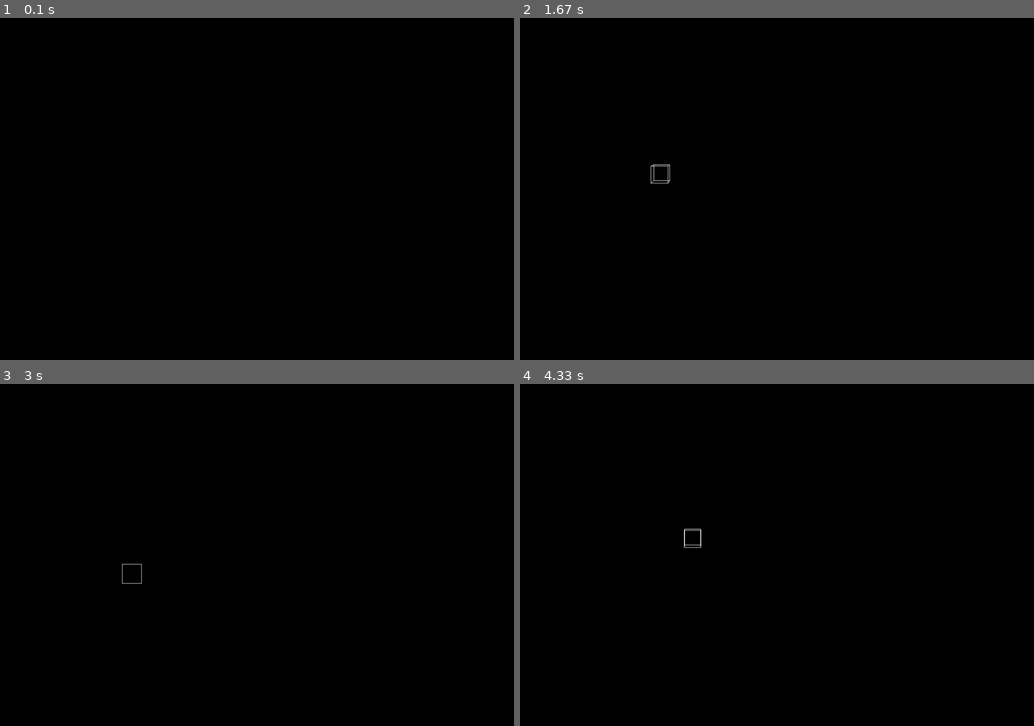
Above: before the commit, frames 1-4 (two rows, left to right).
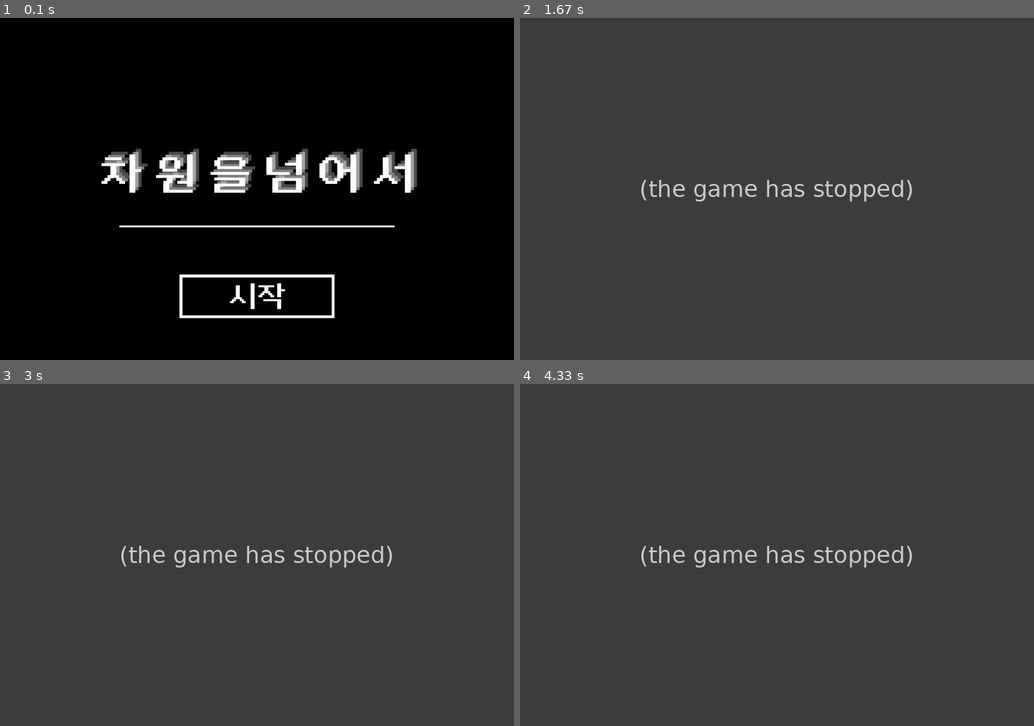
Above: after the commit, the same moments.

Repository: woonggold/beyond-the-dimensions
Game: pygame game, started from main.py
Same seed, same stepped clock (60 frames per second), same inputs: the game is played once before the commit and once after it.
Inputs:
- Up to frame 1 (0.1 s): no input
- Up to frame 2 (1.67 s): hold Esc 0.33-0.87 s; tap Space at 0.9, 1.3, 1.6 s; hold A from 1.23 s (still down)
- Up to frame 3 (3 s): release A at 1.77 s; hold A 1.8-2.2 s; tap Space at 1.87, 2.17, 2.3, 2.6, 2.97 s; hold D 2.23-2.87 s; hold A from 2.9 s (still down)
- Up to frame 4 (4.33 s): tap Space at 3.27, 3.47, 3.77, 3.97, 4.27 s; release A at 3.37 s; hold D 3.4-3.87 s; hold D from 3.9 s (still down)

The runs differ from the first frame. In frame 1, 5.9% of the frame differs, in the area x 19-82%, y 38-88%; in frame 2, 100%; in frame 3, 100%; in frame 4, 100%, in the area x 0-100%, y 0-100%.
After the commit the program exited at 0.33 s; later frames show no game.

Commit message:
시작화면 동작하게 만듬

Diff:
--- a/button.py
+++ b/button.py
@@ -1,11 +1,11 @@
 import pygame
 import os
 
-pygame.init
+pygame.init()
 script_dir = os.path.dirname(__file__)
 
-screen_width = 1280
-screen_height = 720
+screen_width = 1200
+screen_height = 800
 screen = pygame.display.set_mode((screen_width, screen_height))
 
 click = False
@@ -26,13 +26,13 @@
         self.fy = self.sy + self.height
 
 
-    def button_update(self):
+    def button_work(self):
         pos = pygame.mouse.get_pos()
         if self.sx < pos[0] < self.fx and self.sy < pos[1] < self.fy:
             self.real_image = self.image_name2
             screen.blit(pygame.image.load(self.real_image),(self.sx,self.sy))
             for event in pygame.event.get():
-                if event.type == pygame.MOUSEBUTTONDOWN:
+                if event.type == pygame.MOUSEBUTTONDOWN and event.button == 1:
                     return True
                 else:
                     return False
--- a/main.py
+++ b/main.py
@@ -1,13 +1,22 @@
 import start_menu #파일 이름임
 import real_game #파일 이름임
+import pygame
 
+pygame.init()
 condition = "start_menu"
+
+running = True
+reseted = False
 
 while (running == True):
     match (condition):
         case "start_menu":
             condition = start_menu.run()
         case "real_game":
-            condition = real_game.run()
+            results = real_game.run(reseted)
+            condition = results[0]
+            reseted = results[1]
         case "quit":
             running = False
+
+pygame.quit()
--- a/real_game.py
+++ b/real_game.py
@@ -2,26 +2,31 @@
 import math
 
 # 파이게임 초기화
-pygame.init()
-screen = pygame.display.set_mode((1200, 800))
-clock = pygame.time.Clock()
+def reset():
+    global screen_height,screen_width,screen,clock,camera_pos,camera_speed,is_topdown_view,target_camera_pos,cube_size,\
+    cube_pos,floor_points
+    pygame.init()
+    screen_width = 1200
+    screen_height = 800
+    screen = pygame.display.set_mode((screen_width, screen_height))
+    clock = pygame.time.Clock()
 
-# 카메라 및 게임 상태 변수
-camera_pos = [0, 0, -1000]  # 카메라 초기 위치 (플랫포머뷰)
-camera_speed = 10  # 카메라 이동 속도
-is_topdown_view = False  # 시점 전환 플래그 (False: 플랫포머뷰, True: 탑뷰)
-target_camera_pos = camera_pos[:]  # 목표 카메라 위치
+    # 카메라 및 게임 상태 변수
+    camera_pos = [0, 0, -1000]  # 카메라 초기 위치 (플랫포머뷰)
+    camera_speed = 10  # 카메라 이동 속도
+    is_topdown_view = False  # 시점 전환 플래그 (False: 플랫포머뷰, True: 탑뷰)
+    target_camera_pos = camera_pos[:]  # 목표 카메라 위치
 
-# 큐브의 기본 좌표
-cube_size = 50  # 큐브의 크기
-cube_pos = [0, -cube_size, 25]  # 큐브의 위치 (바닥 높이에 맞춰 조정)
+    # 큐브의 기본 좌표
+    cube_size = 50  # 큐브의 크기
+    cube_pos = [0, -cube_size, 25]  # 큐브의 위치 (바닥 높이에 맞춰 조정)
 
 
-# 바닥의 좌표 (길고 넓은 직사각형)
-floor_points = [
-    (-400, 0, -800), (400, 0, -800),
-    (400, 0, -1000), (-400, 0, -1000)
-]
+    # 바닥의 좌표 (길고 넓은 직사각형)
+    floor_points = [
+        (-400, 0, -800), (400, 0, -800),
+        (400, 0, -1000), (-400, 0, -1000)
+    ]
 
 # 큐브의 8개 꼭짓점 좌표 생성 함수
 def get_cube_points(cube_pos, size):
@@ -80,12 +85,22 @@
         pygame.draw.polygon(screen, (100, 100, 100), floor_projected)  # 바닥을 그린다
 
 # 메인 루프
-running = True
-while running:
+
+def run(reseted):
+    global is_topdown_view,target_camera_pos,cube_pos,camera_pos
+    condition = "real_game"
+    if reseted == True:
+        pass
+    else:
+        reset()
+        print(2)
+        reseted = True
     for event in pygame.event.get():
         if event.type == pygame.QUIT:
-            running = False
-        elif event.type == pygame.KEYDOWN:  # 스페이스바를 눌렀을 때
+            condition =  "quit"
+        elif event.type == pygame.KEYDOWN:
+            if event.key == pygame.K_ESCAPE:
+                condition =  "quit"  # 스페이스바를 눌렀을 때
             if event.key == pygame.K_SPACE:
                 # 시점 전환 목표 설정
                 is_topdown_view = not is_topdown_view
@@ -137,5 +152,4 @@
 
     pygame.display.flip()
     clock.tick(60)
-
-pygame.quit()
+    return [condition,reseted]
--- a/start_menu.py
+++ b/start_menu.py
@@ -1,14 +1,28 @@
 import pygame
 from pygame.locals import *
+import os
+import button
 
-screen = pygame.display.set_mode((1200, 800))
+pygame.init()
+screen_width = 1200
+screen_height = 800
+screen = pygame.display.set_mode((screen_width, screen_height))
 running = True
+script_dir = os.path.dirname(__file__)
 
-while (running == True):
+start_button = button.button(screen_width/2-181,600,"시작1.png","시작2.png")
+def run():
     for event in pygame.event.get():
         if event.type == pygame.QUIT:
-            running = False
+            return "quit"
         if event.type == KEYDOWN:
             if event.key == pygame.K_ESCAPE:
-                running = False
+                return "quit"
+
+    screen.blit(pygame.image.load(f"{script_dir}//images//시작배경.png"),(0,0))
+    if start_button.button_work() == True:
+        result = "real_game"
+    else:
+        result = "start_menu"
     pygame.display.update()
+    return result
Binary file changed: images/시작1.png
Binary file changed: images/시작2.png
